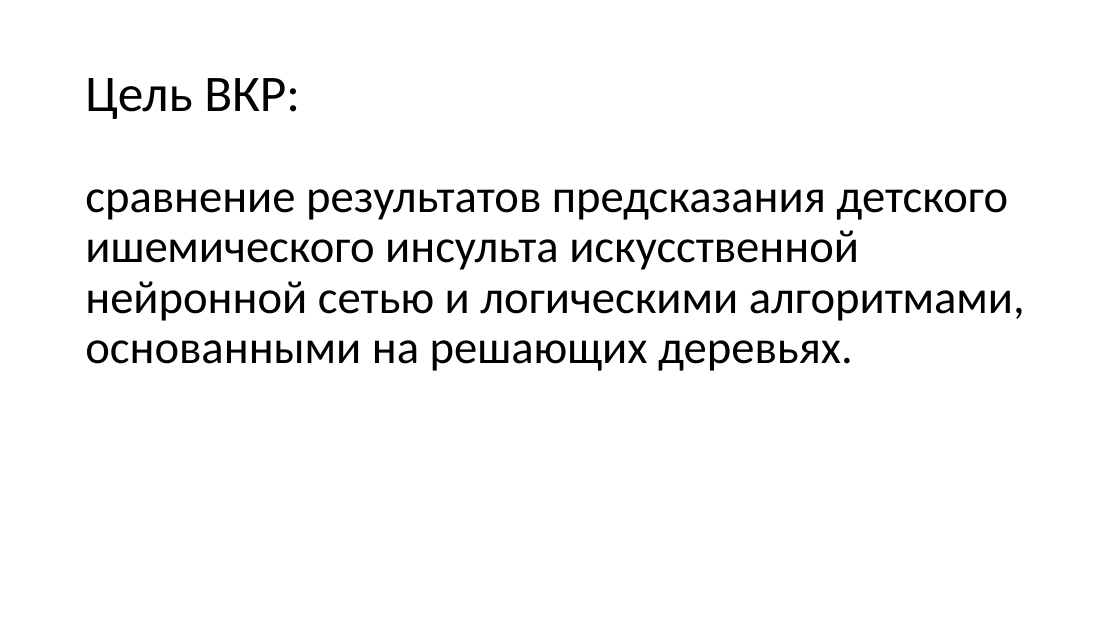
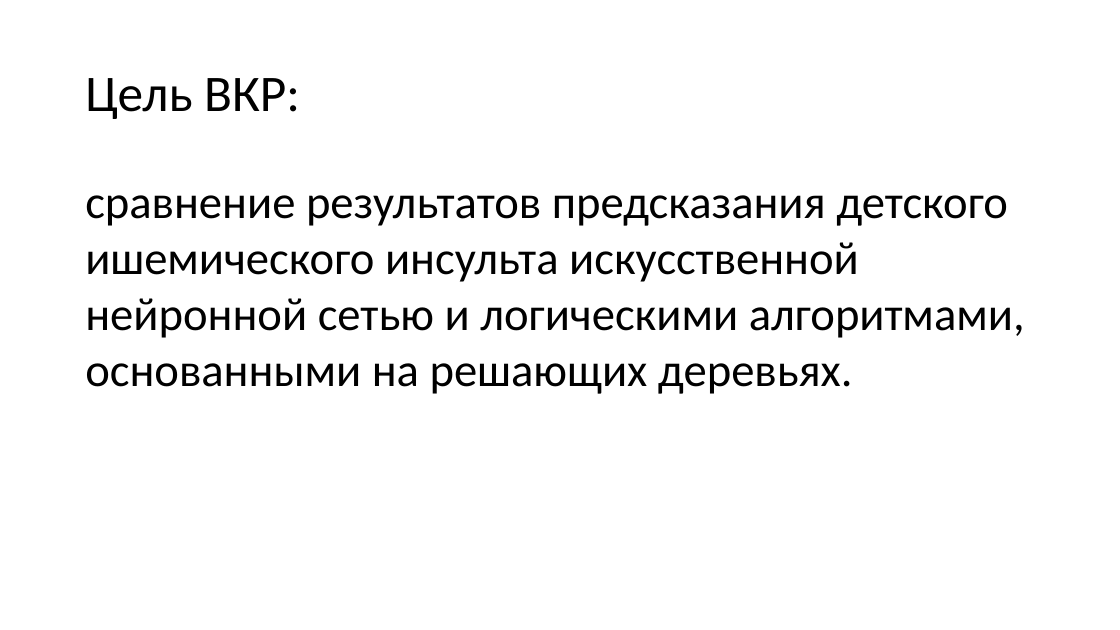
Before and after one commit to coffman21/d, a slide deck: slide 2 of p.pptx (slide 7 before the commit). Drawn at 1120x630 pixels with LibreOffice and Linux fonts; fonts in the diff are those of the drawing. Boxes give left, top, right and bottom in pixels: in the first picture for what was removed or moved away, otherwise in the second. Text is boxed around its words. In the diff, an @@ line names an element or a change of style, - is before the commit and + after.

```diff
--- a/p.pptx
+++ b/p.pptx
@@ text "сравнение результатов предсказания детского ишемического ..." at (85, 195, 1025, 394): line spacing 0.9 to 1; less space between paragraphs @@
```
Also in this commit, not shown: 2 other slides changed, 11 slides added, 5 slides removed, 1 other file.
